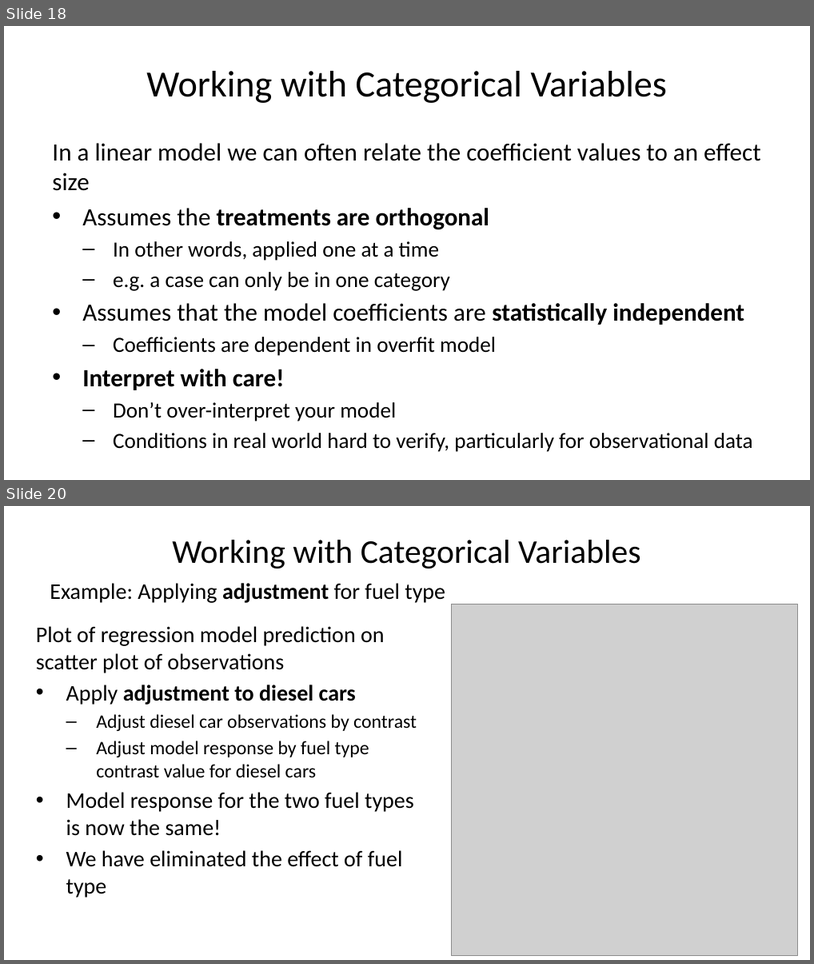
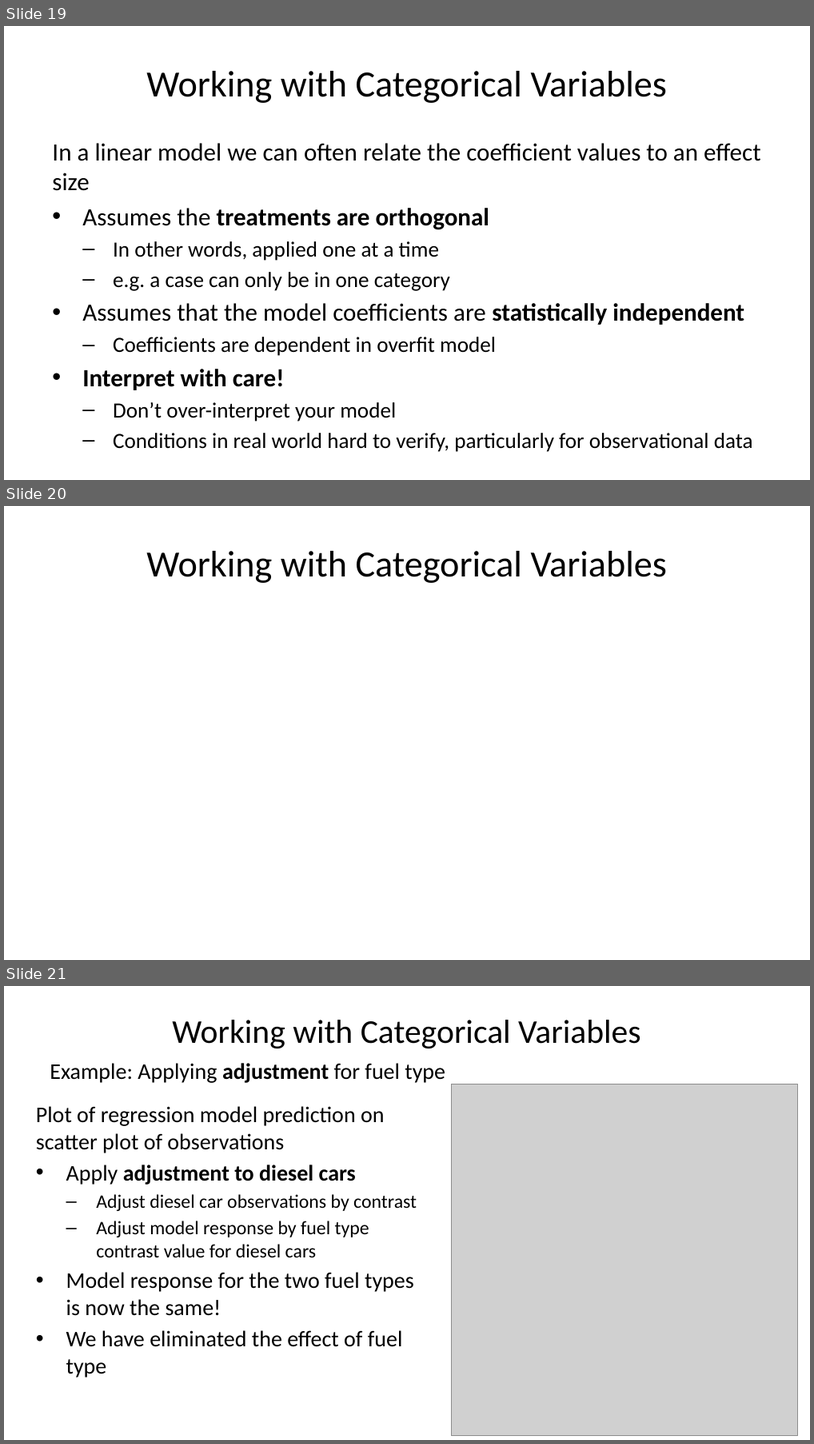
Before and after one commit to StephenElston/CSCI-E-83, a slide deck: LectureSlides/09_GeneralizingTheLinearModel.pptx. Shown one above the other, each under a label of ours: slides 18 and 20 before the commit, slides 19, 20 and 21 after it; the slides between them are not shown. The pictures are 814x964 and 814x1444 pixels, drawn with LibreOffice and Linux fonts; fonts in the diff are those of the drawing; grey boxes stand for pictures. Boxes give left, top, right and bottom in pixels: in the first picture for what was removed or moved away, otherwise in the second. Text is boxed around its words. In the diff, an @@ line names an element or a change of style, - is before the commit and + after.

```diff
--- a/LectureSlides/09_GeneralizingTheLinearModel.pptx
+++ b/LectureSlides/09_GeneralizingTheLinearModel.pptx
@@ slide 20 added at bbox=[4, 506, 810, 960], background #FFFFFF @@
@@ title added at bbox=[146, 551, 667, 583], 33 pt, text #000000 @@
+Working with Categorical Variables
@@ what was slide 18 is now slide 19 @@
@@ what was slide 20 is now slide 21 @@
```
Also in this commit, not shown: 6 slides changed, 1 other slide added.
